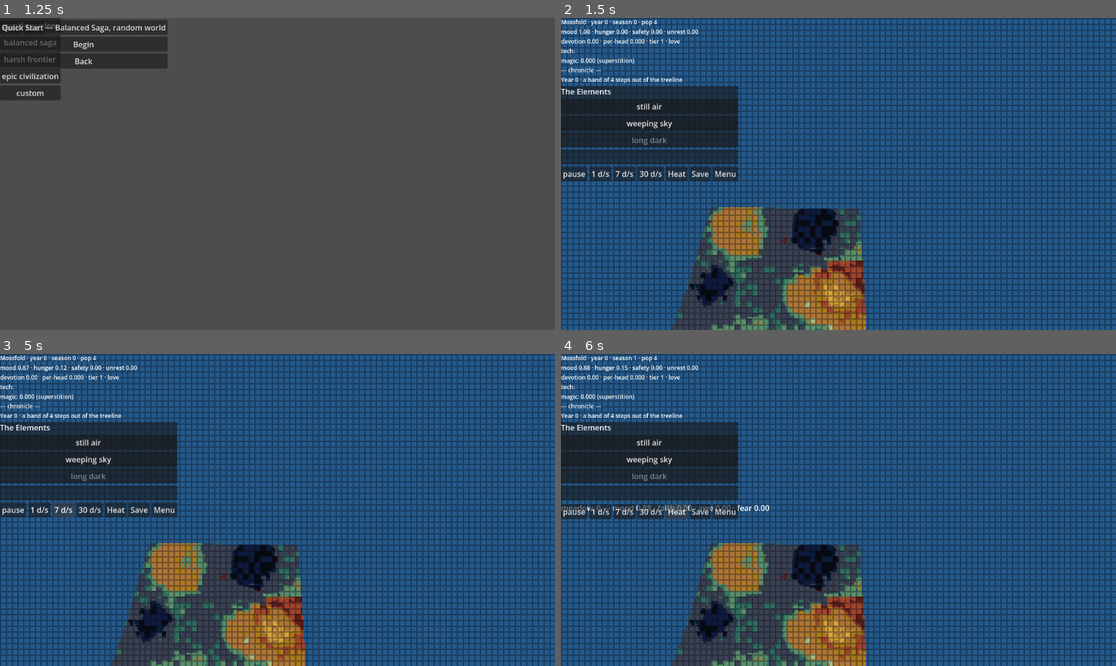
Above: before the commit, frames 1-4 (two rows, left to right).
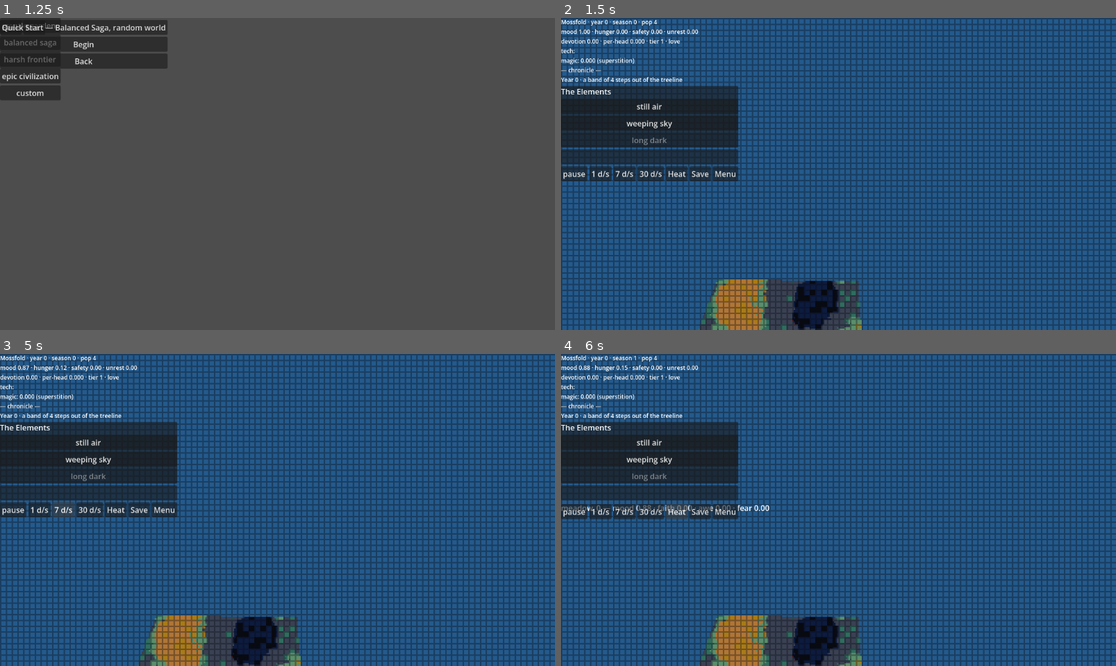
Above: after the commit, the same moments.

Repository: khuzul2/gnome-colony
Game: Godot game, scene res://presentation/main.tscn
Two runs of this game, one before a commit and one after it. Both use one fixed random seed, a clock stepped at 60 frames per second and the inputs below.
Inputs:
- Up to frame 1 (1.25 s): click "New Game" at 0.5 s
- Up to frame 2 (1.5 s): click "Quick Start — Balanced Saga, …" at 1.25 s
- Up to frame 3 (5 s): click "still air" at 2 s; click "weeping sky" at 2.75 s; click "1 d/s" at 3.5 s; click "7 d/s" at 4.25 s
- Up to frame 4 (6 s): click "30 d/s" at 5 s; click "Heat" at 5.75 s

Frame 1 is identical in both runs. In frame 2, 11% of the frame differs, in the area x 20-55%, y 60-100%; in frame 3, 11%; in frame 4, 11%.

Commit message:
R5.2: oblique camera + pixel-snap — the relief reads in profile
Tilt the camera oblique (−72/−45/−28°, heights 135/42/9) so the amplified
terrain relief is seen in profile instead of near-top-down. Pixel-snap the
presented camera to kill mosaic-grout crawl on pan — the snap lives in the child
Camera3D's planar offset only, so the rig's logical position stays continuous and
T23.2's pan precision is untouched. Picking reads the pre-snap aim
(RunView._ground_point subtracts the snap offset) since the grid is metres wide,
not sub-pixel in world terms [leg §L-relief, §L-ui]. Closes the R1.2 deferral.

Tests: oblique table, snap-quantizes-presented-not-rig, snap-off-by-default; the
pick-under-snap guard is discriminating (pre vs post-snap hit differ by exactly
the offset; fails if the fix is reverted). Suite 758/759 (test_scale perf tripwire
environment-bound — sim/ untouched, a playtest Godot was loading the box), lint
clean, reviewer verified the fix.

Co-Authored-By: Claude Opus 4.8 <noreply@anthropic.com>

Diff:
--- a/presentation/camera_rig.gd
+++ b/presentation/camera_rig.gd
@@ -10,11 +10,24 @@
 
 enum Zoom { CIVILIZATION, SETTLEMENT, INDIVIDUAL }
 
-const HEIGHTS := {Zoom.CIVILIZATION: 120.0, Zoom.SETTLEMENT: 35.0, Zoom.INDIVIDUAL: 8.0}
-const PITCHES_DEG := {Zoom.CIVILIZATION: -90.0, Zoom.SETTLEMENT: -60.0, Zoom.INDIVIDUAL: -35.0}
+# R5.2 [leg §L-relief]: the old near-top-down angles (−90/−60/−35) hid the
+# terrain relief. Tilt oblique so hills read in profile; heights nudge up to keep
+# the same ground framing under the shallower pitch. Tuned at Gate A2.
+const HEIGHTS := {Zoom.CIVILIZATION: 135.0, Zoom.SETTLEMENT: 42.0, Zoom.INDIVIDUAL: 9.0}
+const PITCHES_DEG := {Zoom.CIVILIZATION: -72.0, Zoom.SETTLEMENT: -45.0, Zoom.INDIVIDUAL: -28.0}
+
+# R5.2 [leg §L-relief] pixel-snap grid (km ≈ one internal pixel of ground at each
+# zoom): the PRESENTED camera is quantized to this grid so the mosaic grout does
+# not crawl on pan. The snap lives in the child Camera3D's offset only — the rig's
+# logical `position` stays continuous, so pan precision (T23.2) is untouched.
+# Targeting undoes the offset to read the true aim (RunView._ground_point, the
+# "pick uses pre-snap transform" rule, [leg §L-ui]). Starting values, tuned Gate A2.
+const PIXEL_GRID_KM := {Zoom.CIVILIZATION: 0.6, Zoom.SETTLEMENT: 0.14, Zoom.INDIVIDUAL: 0.03}
 
 var level: int = Zoom.SETTLEMENT
 var camera := Camera3D.new()
+## Enabled by RunView on the presented stage; off for bare-rig logic/tests.
+var snap_enabled := false
 
 
 func _ready() -> void:
@@ -35,8 +48,11 @@
 
 
 ## Aim the rig at a world point (the camera hangs above it per level).
+## The rig's position is the true, continuous aim; the presented camera may be
+## pixel-snapped on top of it [R5.2].
 func focus(point: Vector3) -> void:
 	position = point
+	_apply()
 
 
 func _set_level(new_level: int) -> void:
@@ -48,5 +64,13 @@
 
 
 func _apply() -> void:
-	camera.position = Vector3(0.0, HEIGHTS[level], 0.0)
+	# The child camera hangs at the per-zoom height/pitch. When snapping, its
+	# planar offset quantizes the GLOBAL camera position to the pixel grid while
+	# the rig's own `position` stays continuous [R5.2, leg §L-relief].
+	var offset := Vector2.ZERO
+	if snap_enabled:
+		var g: float = PIXEL_GRID_KM[level]
+		offset.x = roundf(position.x / g) * g - position.x
+		offset.y = roundf(position.z / g) * g - position.z
+	camera.position = Vector3(offset.x, HEIGHTS[level], offset.y)
 	camera.rotation_degrees = Vector3(PITCHES_DEG[level], 0.0, 0.0)
--- a/presentation/shell/run_view.gd
+++ b/presentation/shell/run_view.gd
@@ -142,6 +142,9 @@
 	for place in place_positions:
 		nav.place_site(place, place_positions[place])
 	camera = CameraRig.new()
+	# R5.2 [leg §L-relief]: pixel-snap the presented camera so the mosaic grout
+	# doesn't crawl on pan; the rig's logical position stays continuous.
+	camera.snap_enabled = true
 	stage_world.add_child(camera)
 	camera.focus(place_positions[run.home])
 	attention = AttentionInput.new()
@@ -346,7 +349,13 @@
 	# The camera renders into the low-res stage, so a window-space click must
 	# be scaled to viewport space before the ray [R1.2]; identity in headless.
 	var viewport_pos := stage.to_viewport(screen_pos)
-	var origin := cam.project_ray_origin(viewport_pos)
+	# Target from the PRE-snap (continuous) camera pose [R5.2, leg §L-ui]: the
+	# presented camera is pixel-quantized for anti-shimmer, but the pixel grid is
+	# metres wide, so picking must read the true aim or a click could resolve to the
+	# wrong basin. The snap is a pure planar translation held in the child camera's
+	# x/z offset — undo it on the ray origin; the direction is unaffected.
+	var snap_off := Vector3(cam.position.x, 0.0, cam.position.z)
+	var origin := cam.project_ray_origin(viewport_pos) - snap_off
 	var normal := cam.project_ray_normal(viewport_pos)
 	var hit: Variant = Plane(Vector3.UP, _pick_plane_y).intersects_ray(origin, normal)
 	if hit == null:
--- a/test/test_dimensional_terrain.gd
+++ b/test/test_dimensional_terrain.gd
@@ -93,3 +93,54 @@
 		view.height_at(ex["hi"]["center"]) >= view.height_at(ex["lo"]["center"]),
 		"a higher basin sits at least as high on the skin (monotonic relief)"
 	)
+
+
+# --- R5.2: oblique camera + pixel-snap --------------------------------------
+
+
+func test_camera_is_oblique_and_descends_per_spec():
+	# The Gate-A view looked near-top-down (−60°), hiding relief; tilt oblique
+	# [leg §L-relief]. Heights still fall civ→settlement→individual.
+	assert_eq(CameraRig.PITCHES_DEG[CameraRig.Zoom.CIVILIZATION], -72.0)
+	assert_eq(CameraRig.PITCHES_DEG[CameraRig.Zoom.SETTLEMENT], -45.0)
+	assert_eq(CameraRig.PITCHES_DEG[CameraRig.Zoom.INDIVIDUAL], -28.0)
+	assert_eq(CameraRig.HEIGHTS[CameraRig.Zoom.SETTLEMENT], 42.0)
+	var rig := CameraRig.new()
+	add_child_autofree(rig)
+	assert_almost_eq(rig.camera.rotation_degrees.x, -45.0, 0.001, "the settlement view is oblique")
+
+
+func test_pixel_snap_quantizes_the_presented_camera_but_not_the_rig():
+	# Anti-shimmer: the PRESENTED camera holds its pixel cell under a sub-pixel
+	# pan, while the rig's logical position stays continuous so pan precision
+	# (T23.2) is intact. This resolves the R1.2 deferral [leg §L-relief, §L-ui].
+	var rig := CameraRig.new()
+	add_child_autofree(rig)
+	rig.snap_enabled = true
+	var g: float = CameraRig.PIXEL_GRID_KM[CameraRig.Zoom.SETTLEMENT]
+	rig.focus(Vector3(5.0, 0.0, 0.0))
+	var cell_x: float = rig.camera.global_position.x
+	rig.focus(Vector3(5.0 + g * 0.25, 0.0, 0.0))  # a sub-pixel nudge
+	assert_almost_eq(
+		rig.camera.global_position.x, cell_x, 1e-5, "the presented camera holds its pixel cell"
+	)
+	assert_almost_eq(
+		rig.position.x,
+		5.0 + g * 0.25,
+		1e-5,
+		"the rig's logical aim stays continuous (pan precision)"
+	)
+	rig.focus(Vector3(5.0 + g, 0.0, 0.0))  # one whole pixel over
+	assert_gt(
+		absf(rig.camera.global_position.x - cell_x),
+		g * 0.5,
+		"a whole-pixel pan steps to the next cell"
+	)
+
+
+func test_snap_is_off_by_default_so_bare_rig_logic_is_exact():
+	var rig := CameraRig.new()
+	add_child_autofree(rig)
+	rig.focus(Vector3(5.123, 0.0, -2.777))
+	assert_almost_eq(rig.camera.global_position.x, 5.123, 1e-5, "no snap when disabled")
+	assert_almost_eq(rig.camera.global_position.z, -2.777, 1e-5, "no snap when disabled")
--- a/test/test_run_view.gd
+++ b/test/test_run_view.gd
@@ -156,15 +156,45 @@
 
 func test_a_click_targets_the_basin_under_the_cursor():
 	# [T23.3] THE core verb: arm an act, click the world, it casts there.
-	var view := _view()
-	view.set_speed(0.0)
+	# [R5.2, leg §L-ui] and picking reads the PRE-snap aim under the pixel-snapped
+	# presented camera: with the rig deliberately parked off the pixel grid (so the
+	# snap correction is ~half a cell, not zero), _ground_point must equal the
+	# UNSNAPPED hit and differ from the naive post-snap hit by exactly the offset —
+	# a load-bearing guard (reverting the fix makes _ground_point return `post`).
+	var view := _view()
+	view.set_speed(0.0)
+	assert_true(view.camera.snap_enabled, "the presented camera is pixel-snapped")
+	var home: String = view.run.home
+	var home_pos: Vector3 = view.place_positions[home]
+	var g: float = CameraRig.PIXEL_GRID_KM[view.camera.level]
+	var aim := home_pos
+	aim.x = (floorf(aim.x / g) + 0.5) * g  # halfway between grid lines
+	view.camera.focus(aim)
+	var cam := view.camera.camera
+	var snap_off := Vector3(cam.position.x, 0.0, cam.position.z)
+	assert_gt(snap_off.length(), g * 0.2, "the presented camera is really displaced off-grid")
+	var screen := cam.unproject_position(home_pos)
+	var vp := view.stage.to_viewport(screen)
+	var normal := cam.project_ray_normal(vp)
+	var plane := Plane(Vector3.UP, view._pick_plane_y)
+	var pre: Vector3 = plane.intersects_ray(cam.project_ray_origin(vp) - snap_off, normal)
+	var post: Vector3 = plane.intersects_ray(cam.project_ray_origin(vp), normal)
+	assert_almost_eq(
+		pre.distance_to(post), snap_off.length(), 1e-4, "snap shifts the naive pick by the offset"
+	)
+	assert_almost_eq(
+		(view._ground_point(screen) as Vector3).distance_to(pre),
+		0.0,
+		1e-4,
+		"picking reads the pre-snap aim, not the quantized one"
+	)
+	# …and the core verb still lands the cast at that basin.
 	assert_eq(Devotion.total(view.run.runner.colony), 0.0)
 	assert_true(view.influence_panel.arm("still_air"))
-	var home_pos: Vector3 = view.place_positions[view.run.home]
 	var click := InputEventMouseButton.new()
 	click.button_index = MOUSE_BUTTON_LEFT
 	click.pressed = true
-	click.position = view.camera.camera.unproject_position(home_pos)
+	click.position = cam.unproject_position(home_pos)
 	view._unhandled_input(click)
 	assert_gt(
 		Devotion.total(view.run.runner.colony),
Not shown, changed: PROGRESS.md
